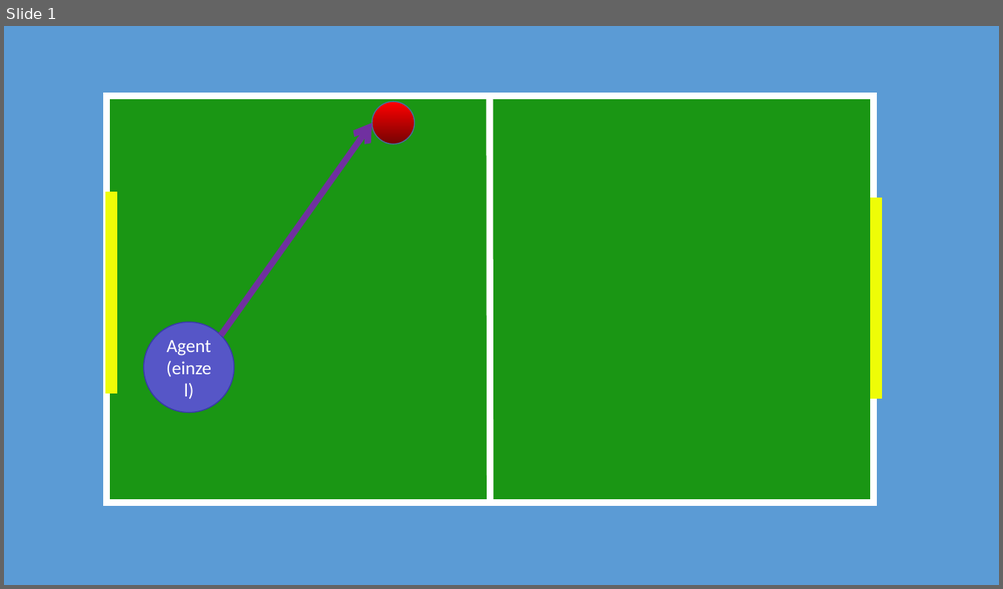
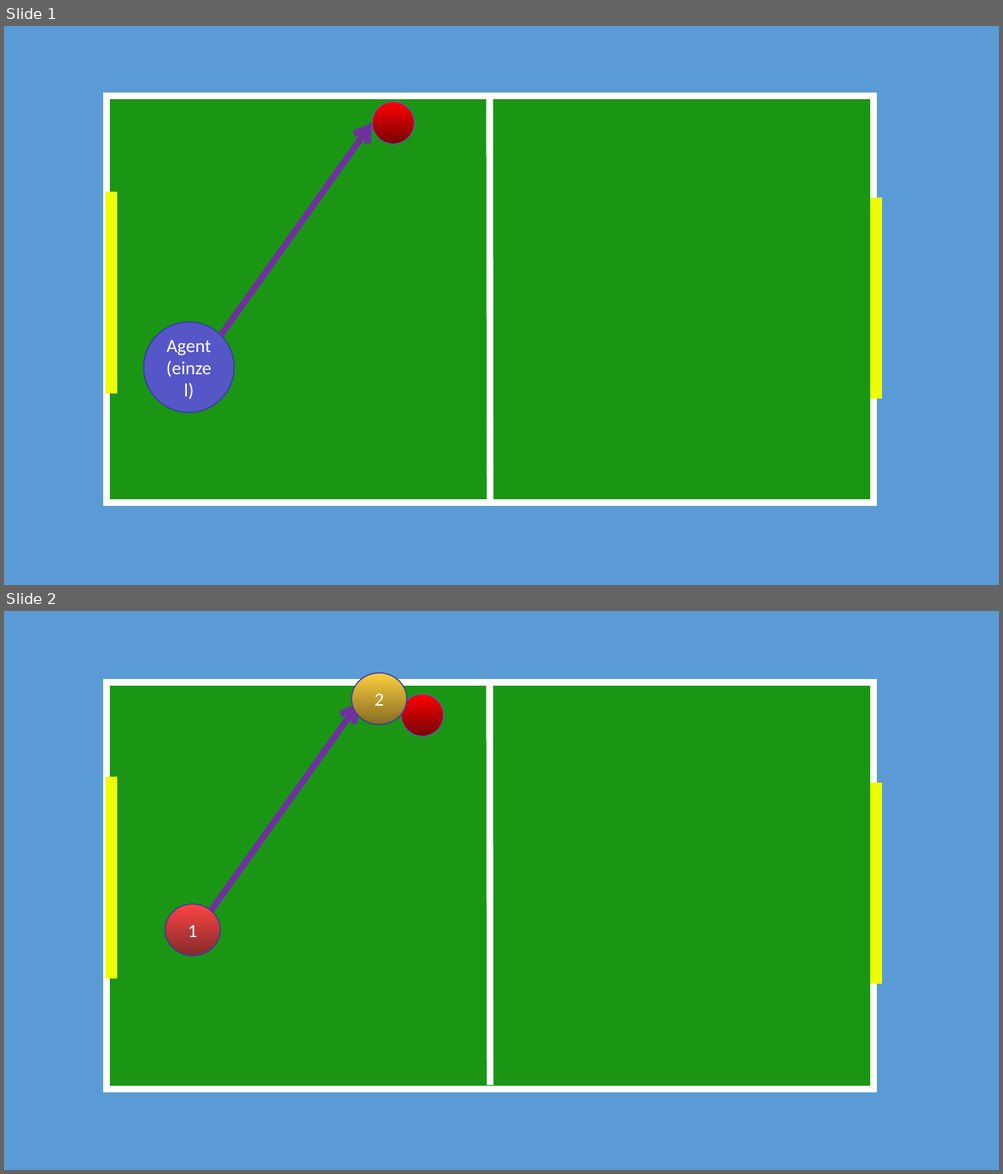
Before and after one commit to laeufertt/OC-MAS, a slide deck: Modellierung der sk Ausfuehrungskette.pptx. Shown one above the other, each under a label of ours: slide 1 before the commit, slides 1 and 2 after it. The pictures are 1003x589 and 1003x1174 pixels, drawn with LibreOffice and Linux fonts; fonts in the diff are those of the drawing. Boxes give left, top, right and bottom in pixels: in the first picture for what was removed or moved away, otherwise in the second. Text is boxed around its words. In the diff, an @@ line names an element or a change of style, - is before the commit and + after.

```diff
--- a/Modellierung der sk Ausfuehrungskette.pptx
+++ b/Modellierung der sk Ausfuehrungskette.pptx
@@ slide 2 added at [4,611,999,1170], background #5B9BD5 @@
@@ ellipse added at [352,673,407,724], fill gradient #FECF40 to #846C21, outline #3838A8 1 pt, 18 pt, text #FFFFFF @@
+2
@@ rectangle added at [106,683,873,1090], fill #1A9614, outline #FFFFFF 6.75 pt @@
@@ ellipse added at [401,694,444,736], fill gradient #FF0000 to #760303, outline #43739E 1 pt @@
@@ line added from (489, 680) to (489, 1085), #FFFFFF 6.5 pt @@
@@ arrow added from (208, 915) to (358, 703), #7030A0 6 pt @@
@@ line added from (111, 777) to (111, 979), #EEFD07 11 pt @@
@@ line added from (876, 783) to (876, 984), #EEFD07 11 pt @@
@@ ellipse added at [165,904,220,956], fill gradient #FE4444 to #832B2B, outline #3838A8 1 pt, 18 pt, text #FFFFFF @@
+1
```
Also in this commit, not shown: 1 slide changed, 1 other slide added, 1 other file.
